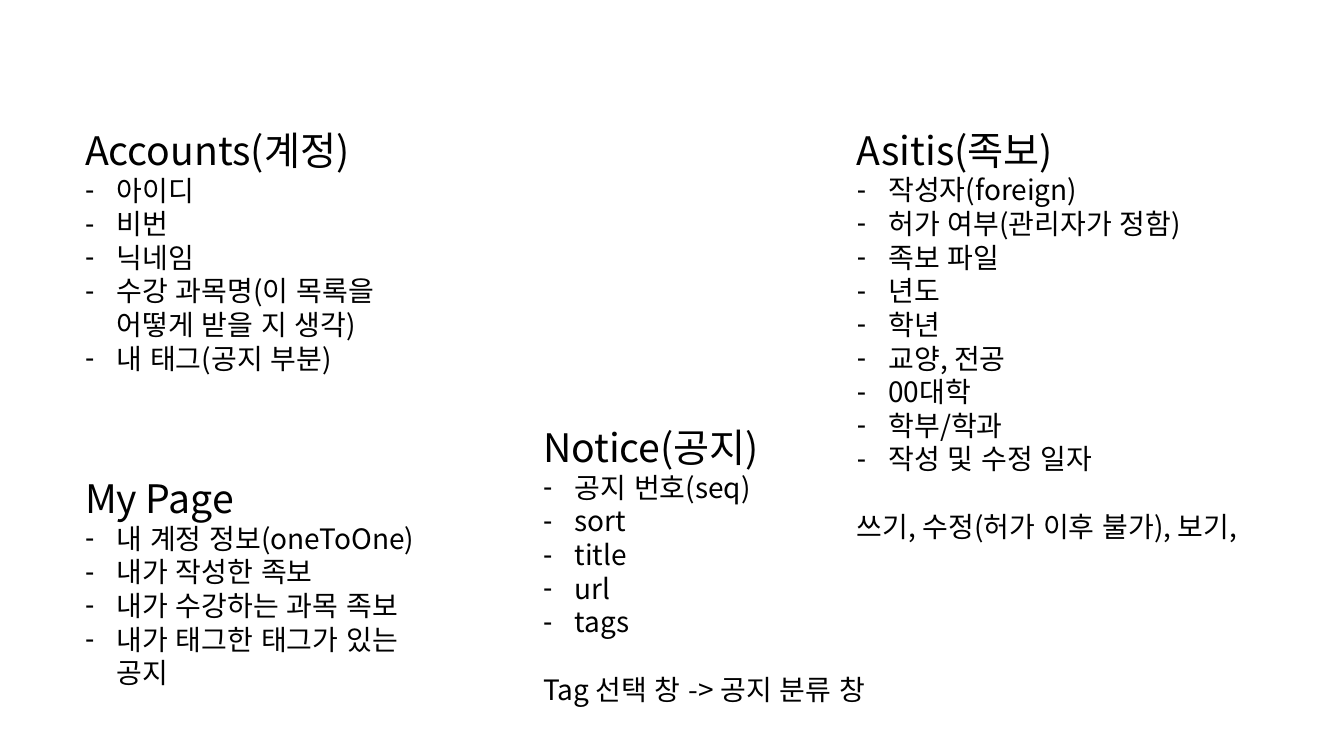
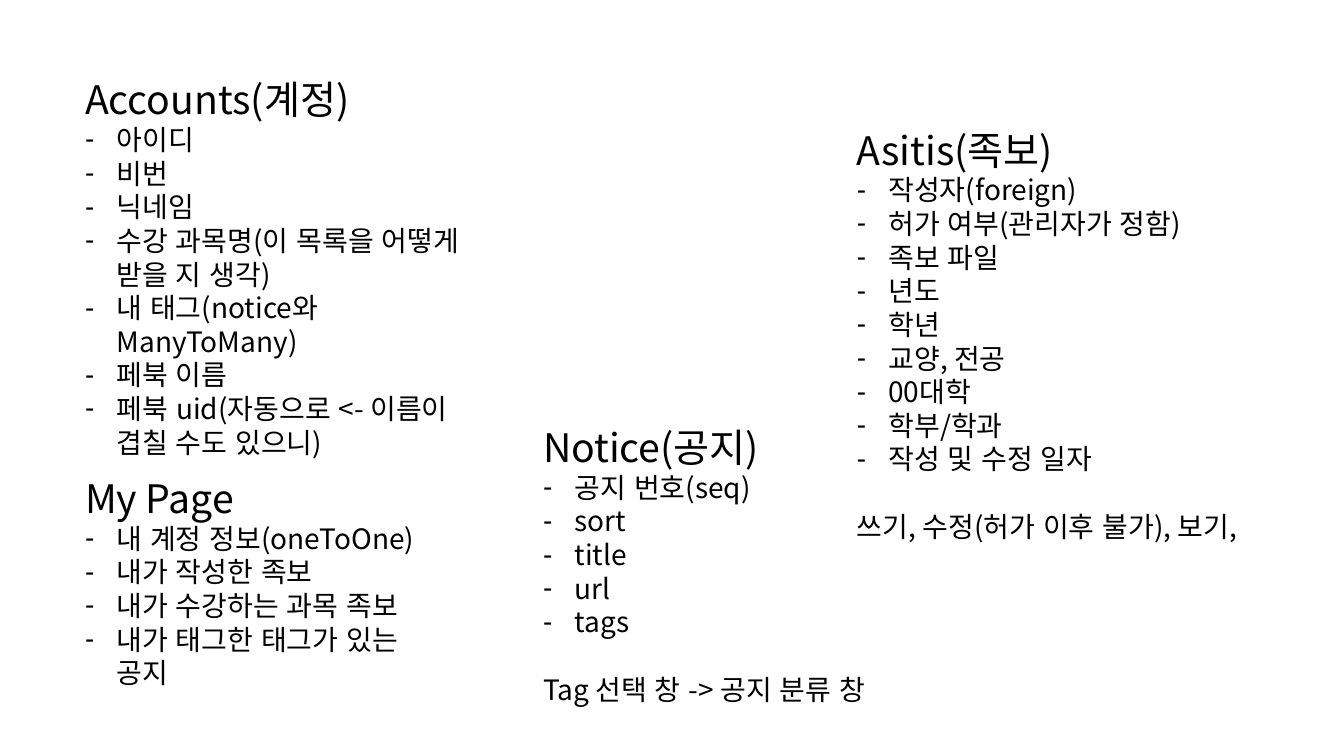
Before and after one commit to HSH4U2U/Project_002, a slide deck: slide 1 of sketch.pptx. Drawn at 1344x756 pixels with LibreOffice and Linux fonts; fonts in the diff are those of the drawing. Boxes give left, top, right and bottom in pixels: in the first picture for what was removed or moved away, otherwise in the second. Text is boxed around its words. In the diff, an @@ line names an element or a change of style, - is before the commit and + after.

Commit message:
페북으로 자동  메시지 보내기 함수 작성

```diff
--- a/sketch.pptx
+++ b/sketch.pptx
@@ text "Accounts(계정)": place and size @@
-text "Accounts(계정)" at bbox=[85, 132, 374, 375]
+text "Accounts(계정)" at bbox=[85, 81, 459, 459]
@@ text at bbox=[117, 290, 447, 459]: text changed @@
-– 내 태그(공지 부분)
+– 내 태그(notice와 ManyToMany)
+– 페북 이름
+– 페북 uid(자동으로 <- 이름이 겹칠 수도 있으니)
```
Also in this commit, not shown: 4 other files.
